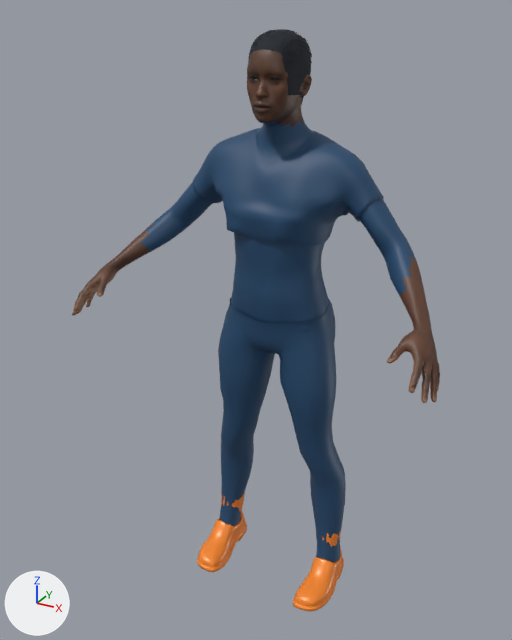
What one commit did to the glTF model src/assets/3d/kicklab-direction-c-athlete/v2/kicklab-makehuman-athlete.glb.
Before and after are seen from a camera (50 mm lens) standing at (0.916, -1.848, 1.839) and looking at (-0.036, -0.116, 0.973). Every picture has the same lights, and +X, +Y and +Z are marked at lower left. The first picture is the older version. Vertices at exactly the same position are counted once.

Objects in the first picture: 'KickLabCoreFootballBoots', 'KickLabCoreShortHair', 'KickLabCoreSportsuit', 'KickLabMakeHumanAthlete'.
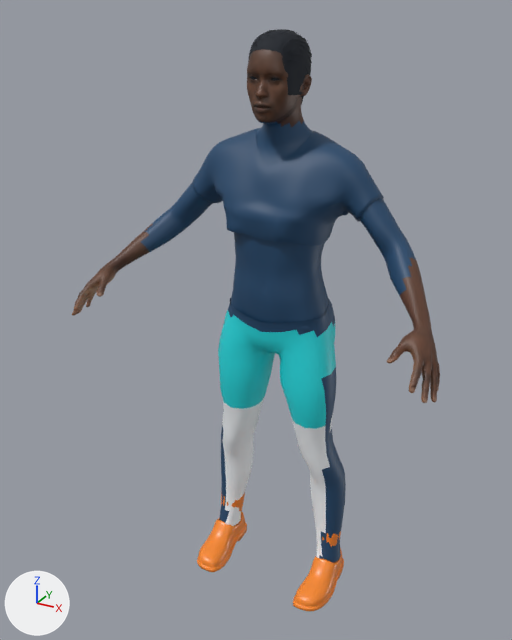
The edits, one by one:
Material 'KickLabCyan' (mat_kicklabcyan) is new.
Its base color is (0.015, 0.72, 0.76) (cyan #21dde2).
Its roughness is 0.45.
Material 'KickLabSockWhite' (mat_kicklabsockwhite) is new.
Its base color is (0.92, 0.95, 0.98) (white #f6f9fd).
Its roughness is 0.62.
me_female_sportsuit01 has 1797 vertices, 3436 faces and spans x -0.304..0.299, y -0.167..0.1, z 0.079..1.525.
me_female_sportsuit01 is used by ob_kicklabcoresportsuit; location (0.0, 0.0, 0.0).
me_female_sportsuit01 part 1: 608 faces spanning x -0.196..0.195, y -0.134..0.1, z 0.639..0.973 switch from mat_kicklabnavy (dark blue #21486c) to mat_kicklabcyan (cyan #21dde2).
me_female_sportsuit01 part 2: 602 faces spanning x -0.2..0.204, y -0.116..0.058, z 0.079..0.664 switch from mat_kicklabnavy (dark blue #21486c) to mat_kicklabsockwhite (white #f6f9fd).

Pixel boxes [x1, y1, x2, y2] of what changed, in the pictures (512 x 640 px):
part 1 of me_female_sportsuit01, recoloured (dark blue to cyan)
    both: [218, 310, 336, 429]
part 2 of me_female_sportsuit01, recoloured (dark blue to white)
    both: [222, 396, 333, 558]
